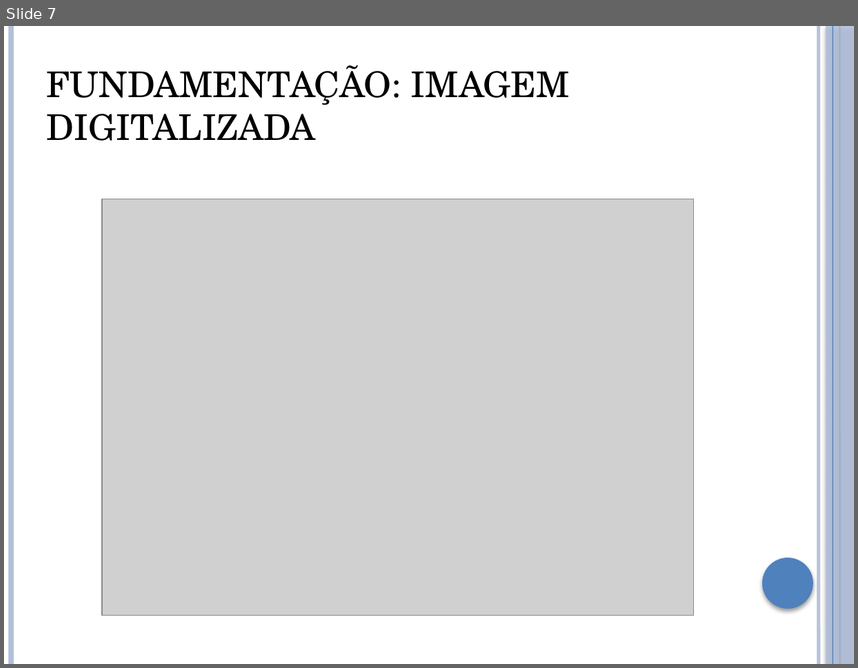
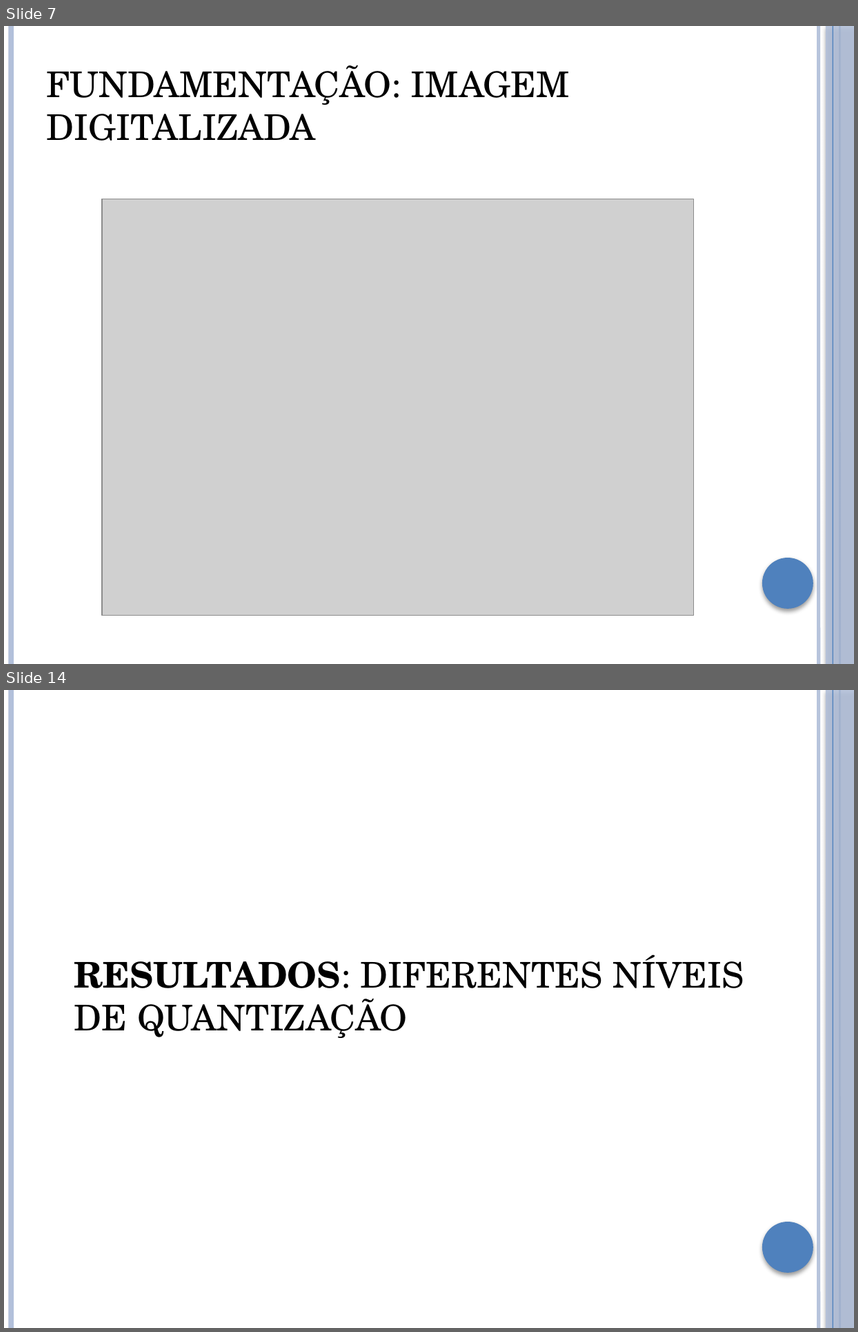
Before and after one commit to brunoliveira8/pdi, a slide deck: trabalho 2/apresentacao.pptx. Shown one above the other, each under a label of ours: slide 7 before the commit, slides 7 and 14 after it; the slides between them are not shown. The pictures are 858x668 and 858x1332 pixels, drawn with LibreOffice and Linux fonts; fonts in the diff are those of the drawing; grey boxes stand for pictures. Boxes give left, top, right and bottom in pixels: in the first picture for what was removed or moved away, otherwise in the second. Text is boxed around its words. In the diff, an @@ line names an element or a change of style, - is before the commit and + after.

```diff
--- a/trabalho 2/apresentacao.pptx
+++ b/trabalho 2/apresentacao.pptx
@@ slide 14 added at (4, 690, 854, 1328), background #FFFFFF; not listed: 6 template elements that a slide beside it also shows @@
@@ text added at (74, 954, 744, 1038), 30 pt, text #000000 @@
+RESULTADOS: DIFERENTES NÍVEIS DE QUANTIZAÇÃO
```
Also in this commit, not shown: 9 slides changed, 5 other slides added, 46 other files.
